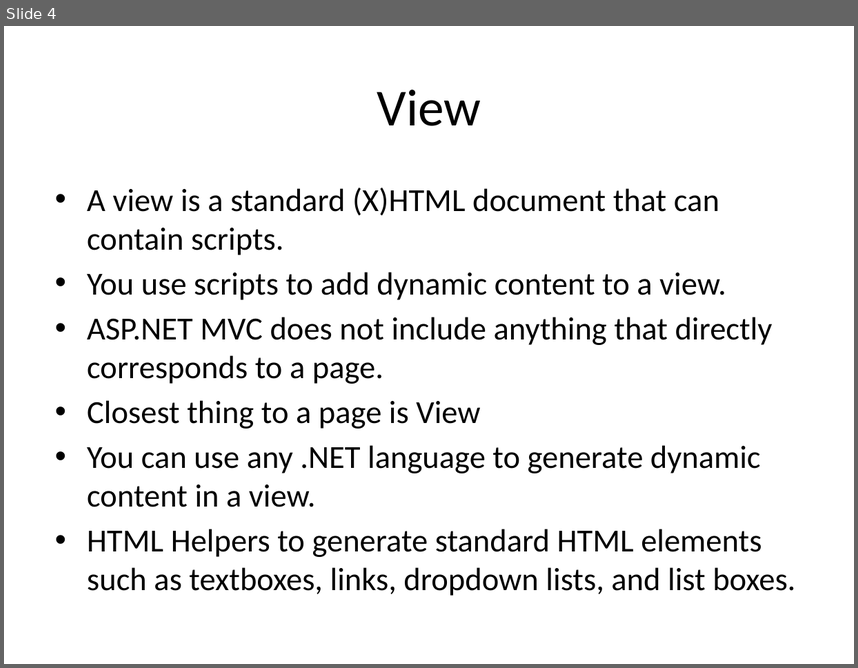
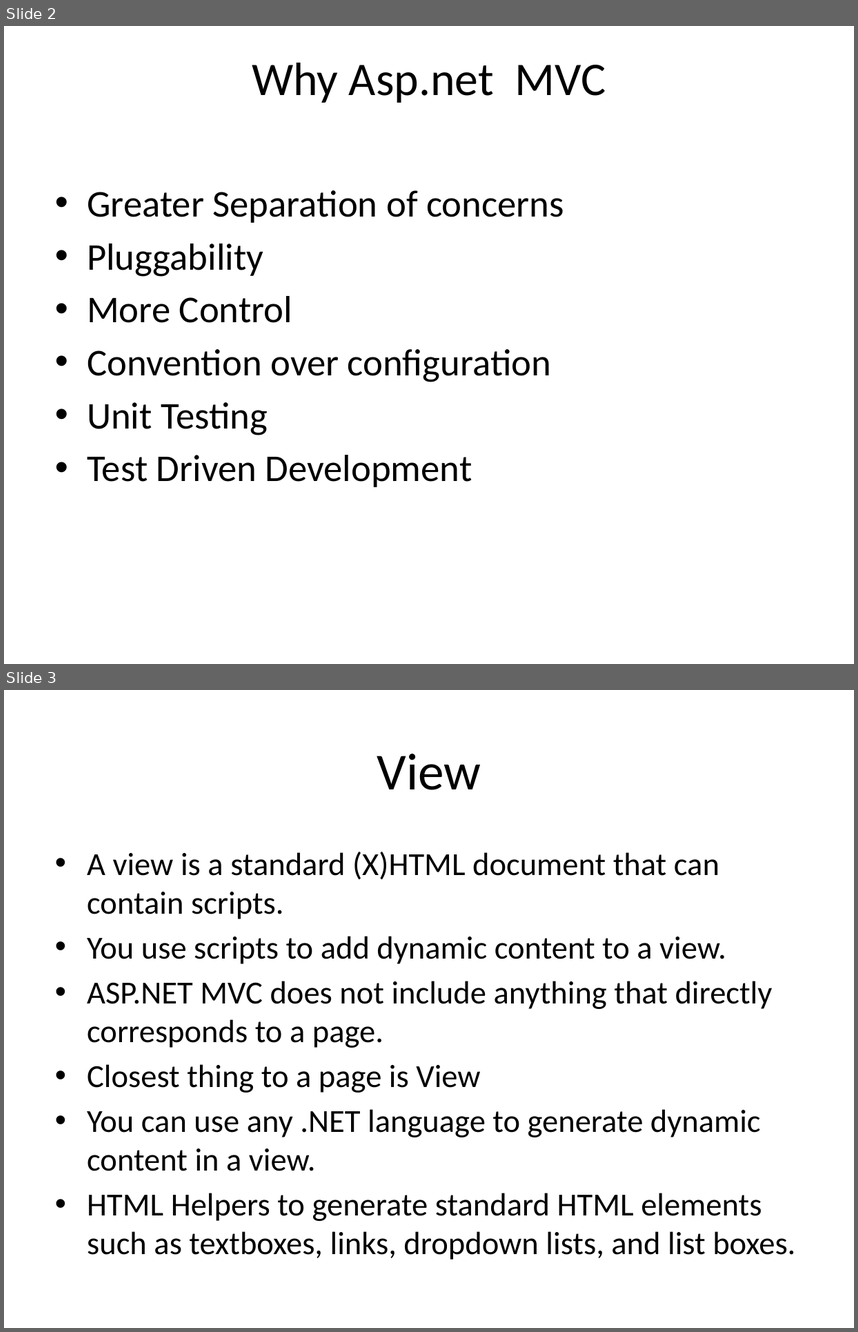
Before and after one commit to vikasl/Demo, a slide deck: MVC.pptx. Shown one above the other, each under a label of ours: slide 4 before the commit, slides 2 and 3 after it. The pictures are 858x668 and 858x1332 pixels, drawn with LibreOffice and Linux fonts; fonts in the diff are those of the drawing. Boxes give left, top, right and bottom in pixels: in the first picture for what was removed or moved away, otherwise in the second. Text is boxed around its words. In the diff, an @@ line names an element or a change of style, - is before the commit and + after.

```diff
--- a/MVC.pptx
+++ b/MVC.pptx
@@ slide 2 added at (4, 26, 854, 664), background #FFFFFF @@
@@ title added at (252, 63, 606, 103), 39.6 pt, text #000000 @@
+Why Asp.net MVC
@@ text added at (87, 190, 564, 487), 32 pt, text #000000 @@
+• Greater Separation of concerns
+• Pluggability
+• More Control
+• Convention over configuration
+• Unit Testing
+• Test Driven Development
@@ what was slide 4 is now slide 3 @@
```
Also in this commit, not shown: 3 other slides added, 1 slide removed, 34 other files.
